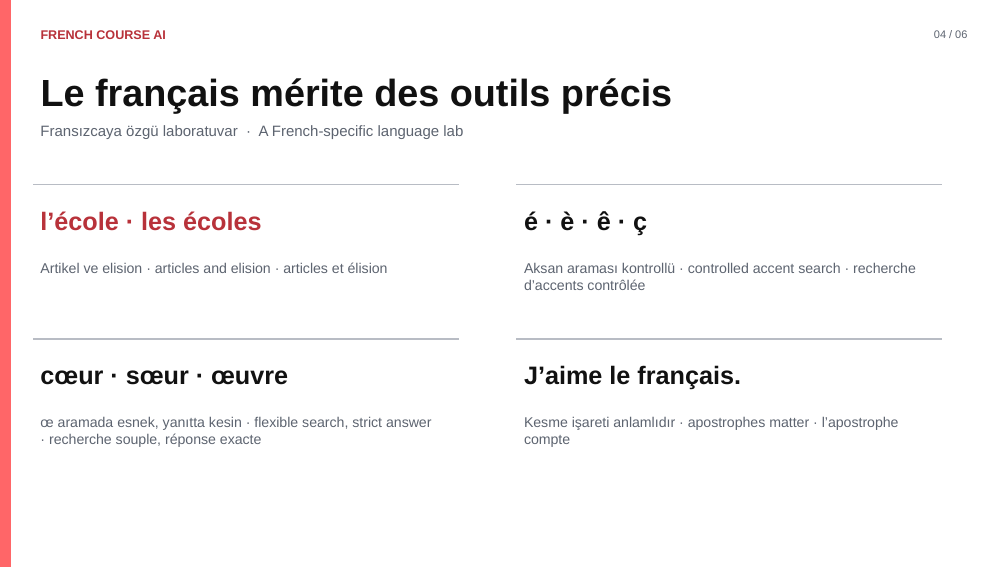
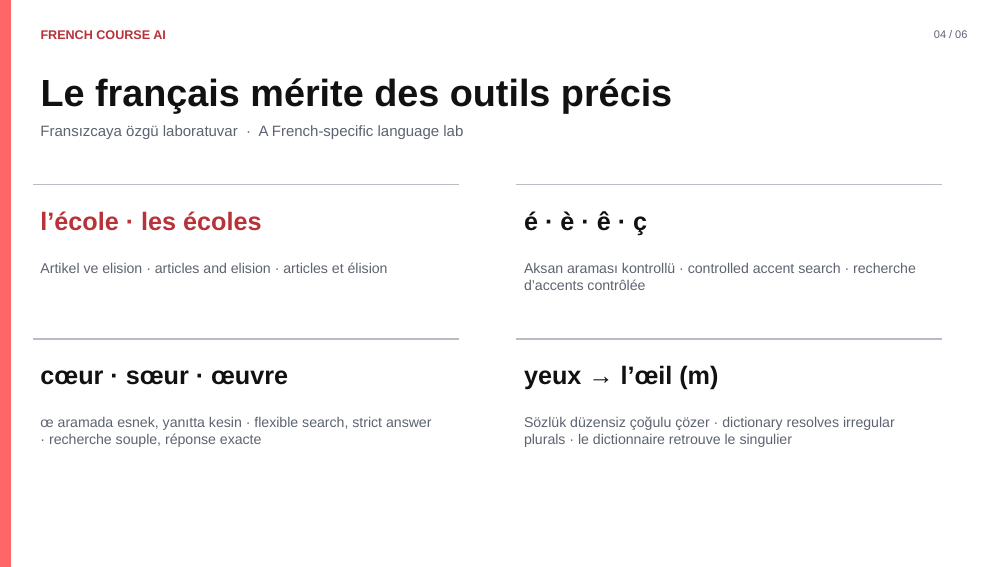
Before and after one commit to Azizsekerdil/FrenchCourseAI, a slide deck: slide 4 of docs/presentation/French-Course-AI-Trilingual.pptx. Drawn at 1008x567 pixels with LibreOffice and Linux fonts; fonts in the diff are those of the drawing. Boxes give left, top, right and bottom in pixels: in the first picture for what was removed or moved away, otherwise in the second. Text is boxed around its words. In the diff, an @@ line names an element or a change of style, - is before the commit and + after.

```diff
--- a/docs/presentation/French-Course-AI-Trilingual.pptx
+++ b/docs/presentation/French-Course-AI-Trilingual.pptx
@@ text at (524, 365, 718, 390): text changed @@
-J’aime le français.
+yeux → l’œil (m)
@@ text at (524, 416, 895, 447): text changed @@
-Kesme işareti anlamlıdır · apostrophes matter · l’apostrophe compte
+Sözlük düzensiz çoğulu çözer · dictionary resolves irregular plurals · le dictionnaire retrouve le singulier
```
Also in this commit, not shown: 3 other slides changed, 13 other files.
